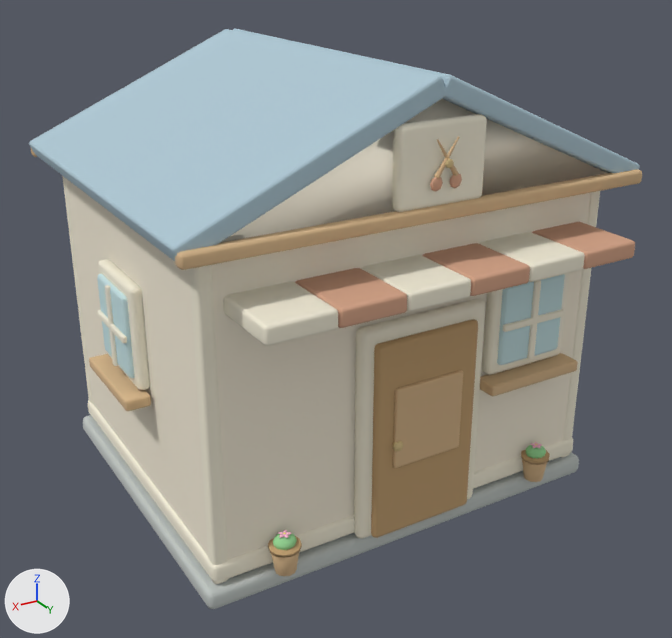
Before and after pictures for a commit that changed the glTF model public/assets/island/additions-v1/facilities/hair.glb.
Before and after are seen from a 50 mm lens placed at (3.5, 6.08, 4.26), pointed at (0.1, 0.41, 1.42). Arrows for +X, +Y and +Z are at lower left; the lights stay in place. The picture after the commit comes second. Where no turn or scale is listed for an object, it has been applied to the vertices. Vertices at exactly the same position are counted once.
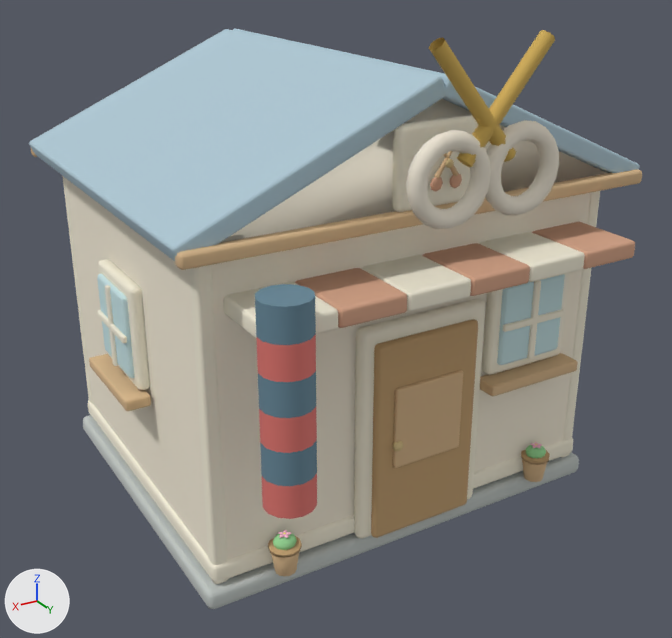
Where the newer file only moved an object's origin or applied its transform, the numbers keep the older frame.

Where the change shows, as pixel boxes [x1, y1, x2, y2] in the pictures (672 x 638 px; the box of a moved part takes in the faces that stretch with it):
part 1 of me_mesh_0, added
    after: [485, 120, 559, 215]
part 2 of me_mesh_0, added
    after: [406, 130, 491, 229]
part 3 of me_mesh_0, added
    after: [429, 37, 516, 162]
part 4 of me_mesh_0, added
    after: [457, 30, 555, 167]
part 5 of me_mesh_0, added
    after: [255, 284, 317, 519]
part 6 of me_mesh_0, moved or reshaped
    before: [434, 136, 459, 178]
    after: [434, 151, 459, 178]

Edits to the bpy script that builds the scene:
```text
Add mat_distinctive_fixed_colors:
    mat_distinctive_fixed_colors = bpy.data.materials.new('Distinctive fixed colors')
    mat_distinctive_fixed_colors.use_nodes = True; mat_distinctive_fixed_colors.node_tree.nodes.clear()
    _N = mat_distinctive_fixed_colors.node_tree.nodes; _L = mat_distinctive_fixed_colors.node_tree.links
    n0 = _N.new('ShaderNodeBsdfPrincipled'); n0.name = 'Principled BSDF'
    n0.inputs[2].default_value = 0.82  # 'Roughness'
    n1 = _N.new('ShaderNodeOutputMaterial'); n1.name = 'Material Output'
    n2 = _N.new('ShaderNodeVertexColor'); n2.name = 'Color Attribute'
    _L.new(n0.outputs[0], n1.inputs[0])  # 'BSDF' to 'Surface'
    _L.new(n2.outputs[0], n0.inputs[0])  # 'Color' to 'Base Color'
Change me_mesh_0:
    used by ob_mesh_0; location = (-1.81, 1.89, 0.0)
    remove me_mesh_0.from_pydata(...)  # 3034 vertices, 5830 faces; spans x 0.0..3.62, y -3.47..0.0, z 0.0..3.39
    add me_mesh_0.from_pydata(...)  # 3699 vertices, 7184 faces; spans x 0.0..3.62, y -3.47..0.22, z 0.0..3.68
    me_mesh_0 part 1: a new loose piece, a torus around y (ring radius 0.23, tube radius 0.06) spanning x 1.26..1.83, y 0.0..0.11, z 2.6..3.17, in mat_distinctive_fixed_colors
    me_mesh_0 part 2: a new loose piece, a torus around y (ring radius 0.23, tube radius 0.06) spanning x 1.79..2.36, y 0.0..0.11, z 2.6..3.17, in mat_distinctive_fixed_colors
    me_mesh_0 part 3: a new loose piece of 120 vertices spanning x 1.61..2.24, y 0.0..0.11, z 2.94..3.68, in mat_distinctive_fixed_colors
    me_mesh_0 part 4: a new loose piece of 120 vertices spanning x 1.38..2.01, y 0.0..0.11, z 2.94..3.68, in mat_distinctive_fixed_colors
    me_mesh_0 part 5: a new loose piece of 105 vertices spanning x 2.99..3.31, y -0.11..0.22, z 1.08..2.4, in mat_distinctive_fixed_colors
    me_mesh_0 part 6
    5 vertices are removed from x 1.73..1.9, y -0.32..-0.3, z 2.79..3.03
    52 faces are deleted
    1 vertex moves within x 1.88, y -0.3, z 2.79
    5 vertices are added at (1.9, -0.31, 3.03), (1.89, -0.31, 3.03), (1.88, -0.3, 2.79), (1.73, -0.31, 3.03), (1.73, -0.31, 3.03)
    52 new faces join them, mat_wood_light (beige #d7b68b)
    add me_mesh_0.materials.append(mat_distinctive_fixed_colors)
```
